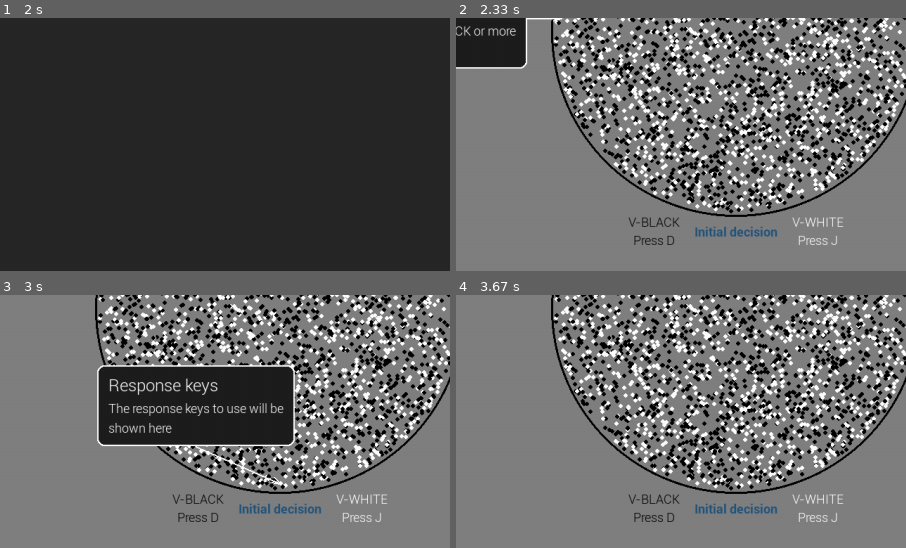
Above: before the commit, frames 1-4 (two rows, left to right).
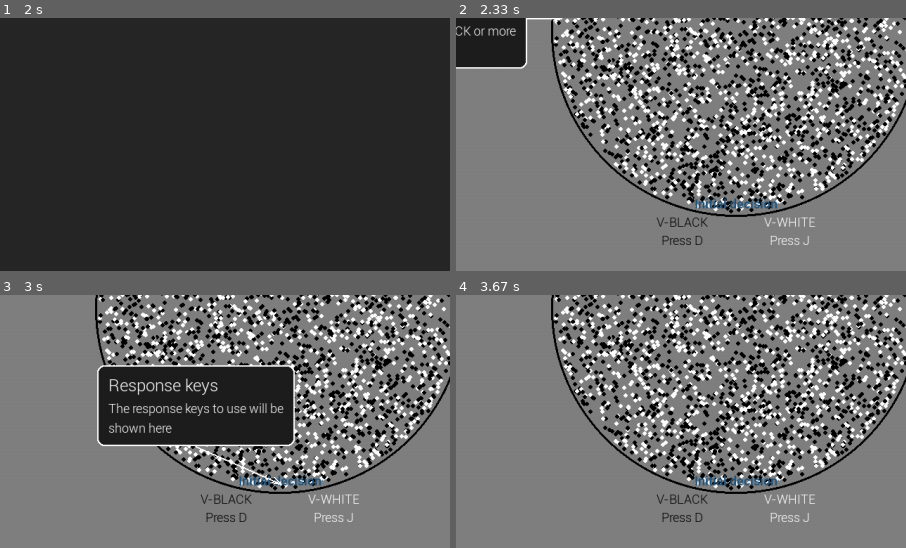
Above: after the commit, the same moments.

Repository: russell-j-boag/pygame_virus
Game: pygame game, started from python/instructions.py
Two runs of this game, one before a commit and one after it. Both use one fixed random seed, a clock stepped at 60 frames per second and the inputs below.
Inputs:
- Up to frame 1 (2 s): hold Right 0.33-0.8 s; hold Left 0.83-1.3 s; click "NEXT" at 1.95 s
- Up to frame 2 (2.33 s): click "NEXT" at 2.28 s
- Up to frame 3 (3 s): hold Right 2.57-2.97 s
- Up to frame 4 (3.67 s): hold Right 3-3.63 s
The pictures show only the part of the screen within x 19-69%, y 50-100%; the shares and areas given below are measured in that part.

Frame 1 is identical in both runs. In frame 2, 1.8% of the frame differs, in the area x 38-86%, y 71-90%; in frame 3, 1.8%; in frame 4, 1.8%.

Commit message:
Update response prompt layout and postblock schema

Diff:
--- a/python/instructions.py
+++ b/python/instructions.py
@@ -599,7 +599,14 @@
         HEIGHT - S(80),
         key_black_name="D",
         key_white_name="J",
+    )
+    draw_bottom_phase_label(
+        screen,
+        font_small,
+        "Initial decision",
         phase_font=font_phase_label,
+        stimulus_bottom_y=center[1] + DISH_RADIUS,
+        prompt_rect=prompt_rect,
     )
 
     return {
@@ -996,21 +1003,85 @@
     return str(response)
 
 
+def response_key_prompt_rect(font, y_pos, key_black_name="D", key_white_name="J"):
+    meaning_by_key = {
+        key_black_name: "BLACK",
+        key_white_name: "WHITE",
+    }
+
+    def label_for_key(key_name: str):
+        return "V-BLACK" if meaning_by_key.get(key_name) == "BLACK" else "V-WHITE"
+
+    left_top = label_for_key("D")
+    right_top = label_for_key("J")
+    left_bottom = "Press D"
+    right_bottom = "Press J"
+
+    col_gap = 80
+    line_gap = 4
+    left_w = max(font.size(left_top)[0], font.size(left_bottom)[0])
+    right_w = max(font.size(right_top)[0], font.size(right_bottom)[0])
+    total_w = left_w + col_gap + right_w
+    total_h = font.get_height() * 2 + line_gap
+    return pygame.Rect(WIDTH // 2 - total_w // 2, y_pos, total_w, total_h)
+
+
+def default_stimulus_disc_bottom_y():
+    return HEIGHT // 2 + S(20) + DISH_RADIUS
+
+
+def phase_label_center_y(phase_font, prompt_rect, stimulus_bottom_y=None):
+    if stimulus_bottom_y is None:
+        stimulus_bottom_y = default_stimulus_disc_bottom_y()
+
+    label_half_h = phase_font.get_height() // 2
+    clearance = max(2, S(4))
+    target_y = int(round((stimulus_bottom_y + prompt_rect.top) / 2.0))
+    min_y = int(stimulus_bottom_y + label_half_h + clearance)
+    max_y = int(prompt_rect.top - label_half_h - clearance)
+
+    if min_y <= max_y:
+        return max(min_y, min(target_y, max_y))
+    return min(target_y, max_y)
+
+
+def draw_bottom_phase_label(
+    screen,
+    font,
+    label,
+    y_pos=None,
+    key_black_name="D",
+    key_white_name="J",
+    phase_font=None,
+    stimulus_bottom_y=None,
+    prompt_rect=None,
+):
+    if y_pos is None:
+        y_pos = HEIGHT - S(80)
+    if phase_font is None:
+        phase_font = load_font(FONT_BOLD, max(9, S(FONT_SMALL_BASE)))
+    if prompt_rect is None:
+        prompt_rect = response_key_prompt_rect(font, y_pos, key_black_name, key_white_name)
+
+    label_img = phase_font.render(label, True, DECISION_PHASE_COLOR)
+    label_rect = label_img.get_rect(
+        center=(WIDTH // 2, phase_label_center_y(phase_font, prompt_rect, stimulus_bottom_y))
+    )
+    screen.blit(label_img, label_rect)
+    return label_rect
+
+
 def draw_trial_prompt_stacked(
     screen,
     font_small,
     y_pos,
     key_black_name="D",
     key_white_name="J",
-    phase_font=None,
 ):
     """
     Bottom response prompt: D is fixed left and J is fixed right, while
     V-BLACK/V-WHITE meaning follows the participant-specific key mapping.
     """
-    if phase_font is None:
-        phase_font = load_font(FONT_BOLD, max(9, S(FONT_SMALL_BASE)))
-
     meaning_by_key = {
         key_black_name: "BLACK",
         key_white_name: "WHITE",
@@ -1031,9 +1102,8 @@
     rt_img = font_small.render(right_top, True, right_col)
     rb_img = font_small.render(right_bottom, True, right_col)
 
-    phase_w = phase_font.size("Initial decision")[0]
-    col_gap = max(S(160), phase_w + S(36))
-    line_gap = max(1, S(4))
+    col_gap = 80
+    line_gap = 4
     left_w = max(lt_img.get_width(), lb_img.get_width())
     right_w = max(rt_img.get_width(), rb_img.get_width())
     total_w = left_w + col_gap + right_w
@@ -1054,8 +1124,6 @@
         total_w,
         y_bottom + font_small.get_height() - y_top,
     )
-    phase_img = phase_font.render("Initial decision", True, DECISION_PHASE_COLOR)
-    screen.blit(phase_img, phase_img.get_rect(center=prompt_rect.center))
     return prompt_rect
 
 
--- a/python/virus_task.py
+++ b/python/virus_task.py
@@ -800,6 +800,7 @@
     clock,
     font,
     participant_id=None,
+    run_timestamp=None,
     block_name=None,
     block_idx=None,
     block_cfg=None,
@@ -828,6 +829,7 @@
 
         responses.append({
             "participant_id": participant_id,
+            "run_timestamp": run_timestamp,
             "block_idx": block_idx,
             "condition_code": block_condition_code(block_cfg) if block_cfg else None,
             "aid_condition": aid_condition_for_block(block_cfg) if block_cfg else None,
@@ -2163,11 +2165,9 @@
     return "Final decision?" if initial_response in ("BLACK", "WHITE") else "Initial decision"
 
 
-def response_key_prompt_rect(font, y_pos=None, key_black_name="D", key_white_name="J", phase_font=None):
+def response_key_prompt_rect(font, y_pos=None, key_black_name="D", key_white_name="J"):
     if y_pos is None:
         y_pos = HEIGHT - S(80)
-    if phase_font is None:
-        phase_font = load_font(FONT_BOLD, max(9, S(FONT_SMALL_BASE)))
 
     meaning_by_key = {
         key_black_name: "BLACK",
@@ -2182,9 +2182,8 @@
     left_bottom = "Press D"
     right_bottom = "Press J"
 
-    phase_w = max(phase_font.size("Initial decision")[0], phase_font.size("Final decision?")[0])
-    col_gap = max(S(160), phase_w + S(36))
-    line_gap = max(1, S(4))
+    col_gap = 80
+    line_gap = 4
     left_w = max(font.size(left_top)[0], font.size(left_bottom)[0])
     right_w = max(font.size(right_top)[0], font.size(right_bottom)[0])
     total_w = left_w + col_gap + right_w
@@ -2197,6 +2196,25 @@
     )
 
 
+def default_stimulus_disc_bottom_y():
+    return HEIGHT // 2 + S(20) + DISH_RADIUS
+
+
+def phase_label_center_y(phase_font, prompt_rect, stimulus_bottom_y=None):
+    if stimulus_bottom_y is None:
+        stimulus_bottom_y = default_stimulus_disc_bottom_y()
+
+    label_half_h = phase_font.get_height() // 2
+    clearance = max(2, S(4))
+    target_y = int(round((stimulus_bottom_y + prompt_rect.top) / 2.0))
+    min_y = int(stimulus_bottom_y + label_half_h + clearance)
+    max_y = int(prompt_rect.top - label_half_h - clearance)
+
+    if min_y <= max_y:
+        return max(min_y, min(target_y, max_y))
+    return min(target_y, max_y)
+
+
 def draw_bottom_phase_label(
     screen,
     font,
@@ -2205,26 +2223,29 @@
     key_black_name="D",
     key_white_name="J",
     phase_font=None,
+    stimulus_bottom_y=None,
+    prompt_rect=None,
 ):
     if phase_font is None:
         phase_font = load_font(FONT_BOLD, max(9, S(FONT_SMALL_BASE)))
-    prompt_rect = response_key_prompt_rect(font, y_pos, key_black_name, key_white_name, phase_font)
+    if prompt_rect is None:
+        prompt_rect = response_key_prompt_rect(font, y_pos, key_black_name, key_white_name)
     label_img = phase_font.render(label, True, DECISION_PHASE_COLOR)
-    label_rect = label_img.get_rect(center=prompt_rect.center)
+    label_rect = label_img.get_rect(
+        center=(WIDTH // 2, phase_label_center_y(phase_font, prompt_rect, stimulus_bottom_y))
+    )
     screen.blit(label_img, label_rect)
     return label_rect
 
 
 def draw_trial_prompt_stacked(screen, font_small, y_pos=None, key_black_name="D",
-                              key_white_name="J", initial_response=None, phase_font=None):
+                              key_white_name="J"):
     """
     Bottom response prompt: D is fixed left and J is fixed right, while
     V-BLACK/V-WHITE meaning follows the participant-specific key mapping.
     """
     if y_pos is None:
         y_pos = HEIGHT - S(80)
-    if phase_font is None:
-        phase_font = load_font(FONT_BOLD, max(9, S(FONT_SMALL_BASE)))
 
     meaning_by_key = {
         key_black_name: "BLACK",
@@ -2246,9 +2267,8 @@
     rt_img = font_small.render(right_top, True, right_col)
     rb_img = font_small.render(right_bottom, True, right_col)
 
-    phase_w = phase_font.size(decision_phase_label(initial_response))[0]
-    col_gap = max(S(160), phase_w + S(36))
-    line_gap = max(1, S(4))
+    col_gap = 80
+    line_gap = 4
     left_w = max(lt_img.get_width(), lb_img.get_width())
     right_w = max(rt_img.get_width(), rb_img.get_width())
     total_w = left_w + col_gap + right_w
@@ -2269,8 +2289,6 @@
         total_w,
         y_bottom + font_small.get_height() - y_top,
     )
-    phase_img = phase_font.render(decision_phase_label(initial_response), True, DECISION_PHASE_COLOR)
-    screen.blit(phase_img, phase_img.get_rect(center=prompt_rect.center))
     return prompt_rect
 
 
@@ -2732,13 +2750,21 @@
         pygame.draw.circle(dot_layer, (r, g, b, DOT_ALPHA), (x, y), DOT_RADIUS)
     screen.blit(dot_layer, (0, 0))
 
-    draw_trial_prompt_stacked(
+    prompt_rect = draw_trial_prompt_stacked(
         screen,
         fonts["small"],
         key_black_name=key_names["black"],
         key_white_name=key_names["white"],
-        initial_response=initial_response,
+    )
+    draw_bottom_phase_label(
+        screen,
+        fonts["small"],
+        decision_phase_label(initial_response),
+        key_black_name=key_names["black"],
+        key_white_name=key_names["white"],
         phase_font=fonts["phase_label"],
+        stimulus_bottom_y=center[1] + DISH_RADIUS,
+        prompt_rect=prompt_rect,
     )
 
     if aid_payload["mode"] == "automation":
@@ -2806,13 +2832,20 @@
     )
 
     if show_prompt:
-        draw_trial_prompt_stacked(
+        prompt_rect = draw_trial_prompt_stacked(
             screen,
             fonts["small"],
             key_black_name=key_names["black"],
             key_white_name=key_names["white"],
-            initial_response=initial_response,
+        )
+        draw_bottom_phase_label(
+            screen,
+            fonts["small"],
+            decision_phase_label(initial_response),
+            key_black_name=key_names["black"],
+            key_white_name=key_names["white"],
             phase_font=fonts["phase_label"],
+            prompt_rect=prompt_rect,
         )
     elif phase_label:
         draw_bottom_phase_label(
@@ -2843,13 +2876,20 @@
     )
 
     if show_prompt:
-        draw_trial_prompt_stacked(
+        prompt_rect = draw_trial_prompt_stacked(
             screen,
             fonts["small"],
             key_black_name=key_names["black"],
             key_white_name=key_names["white"],
-            initial_response=initial_response,
+        )
+        draw_bottom_phase_label(
+            screen,
+            fonts["small"],
+            decision_phase_label(initial_response),
+            key_black_name=key_names["black"],
+            key_white_name=key_names["white"],
             phase_font=fonts["phase_label"],
+            prompt_rect=prompt_rect,
         )
     elif phase_label:
         draw_bottom_phase_label(
@@ -2879,13 +2919,20 @@
 
     draw_progress_bar(screen, trials_left=ui_payload["trials_left"], total_trials=ui_payload["n_trials"])
     draw_samples_left_label(screen, fonts["small"], ui_payload["trials_left"])
-    draw_trial_prompt_stacked(
+    prompt_rect = draw_trial_prompt_stacked(
         screen,
         fonts["small"],
         key_black_name=key_names["black"],
         key_white_name=key_names["white"],
-        initial_response=initial_response,
+    )
+    draw_bottom_phase_label(
+        screen,
+        fonts["small"],
+        decision_phase_label(initial_response),
+        key_black_name=key_names["black"],
+        key_white_name=key_names["white"],
         phase_font=fonts["phase_label"],
+        prompt_rect=prompt_rect,
     )
 
 
@@ -3528,6 +3575,7 @@
             clock,
             fonts["body"],
             participant_id=participant_id,
+            run_timestamp=run_timestamp,
             block_name=block_name,
             block_idx=block_idx,
             block_cfg=block_cfg,
Not shown, changed: README.md
Not shown, changed: pygame_virus_aid_onset_task_source.zip
